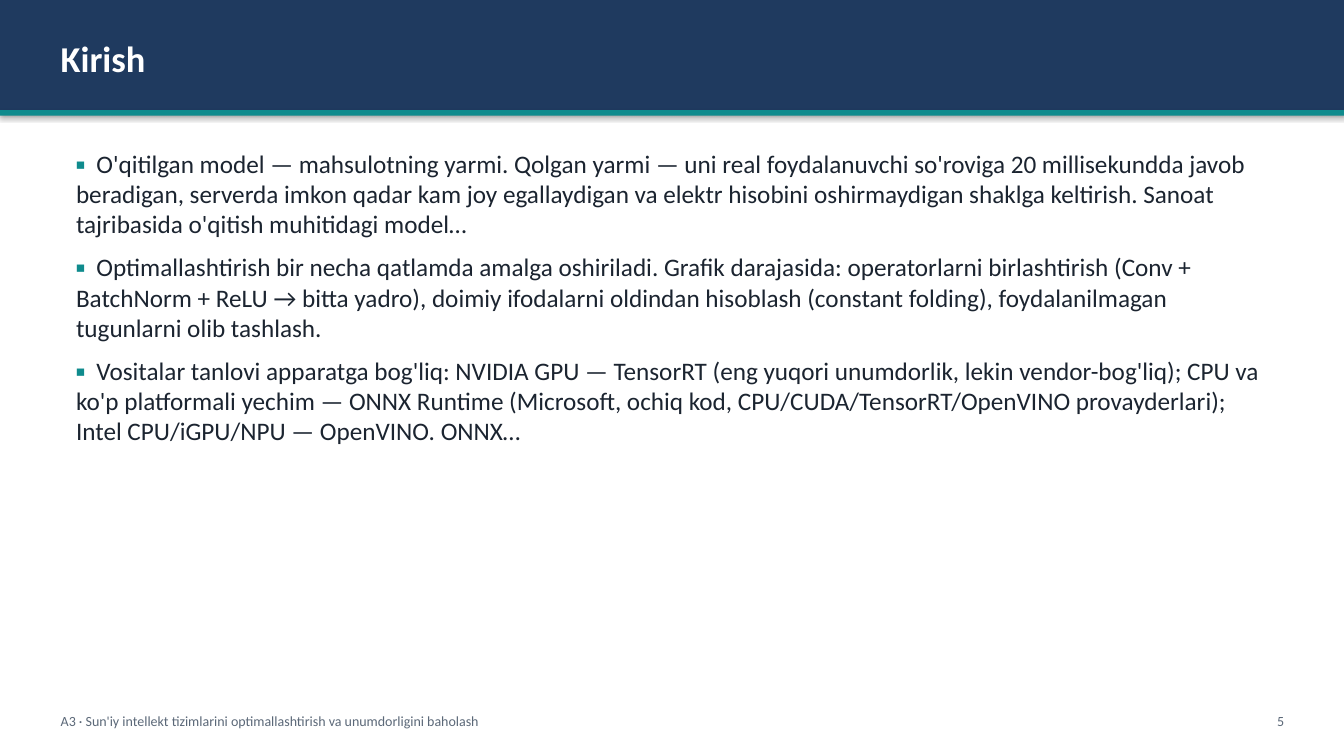
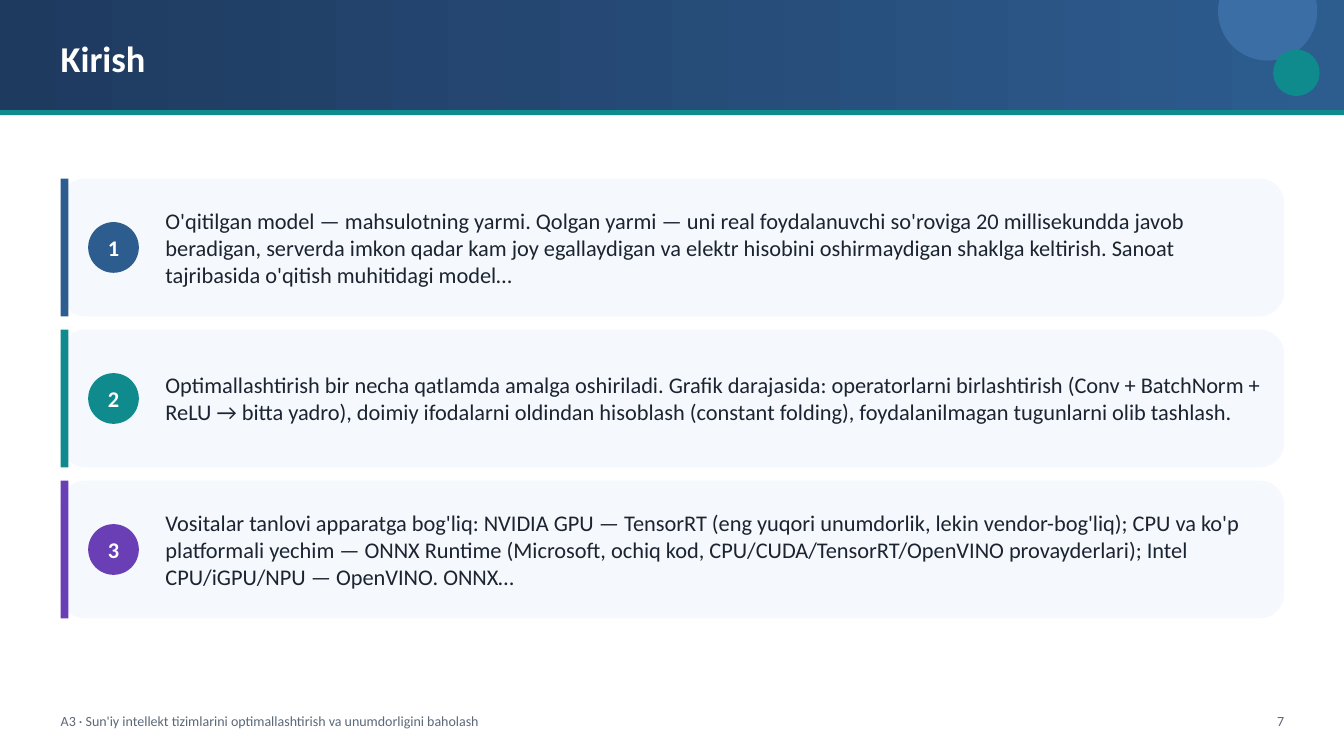
Before and after one commit to sayka7/ktm_labs, a slide deck: slide 7 of slaydlar/A3.pptx (slide 5 before the commit). Drawn at 1344x756 pixels with LibreOffice and Linux fonts; fonts in the diff are those of the drawing. Boxes give left, top, right and bottom in pixels: in the first picture for what was removed or moved away, otherwise in the second. Text is boxed around its words. In the diff, an @@ line names an element or a change of style, - is before the commit and + after.

```diff
--- a/slaydlar/A3.pptx
+++ b/slaydlar/A3.pptx
@@ rectangle at [0,0,1344,110]: fill #1F3A5F to gradient #1F3A5F to #2D5C8F; shadow off @@
@@ ellipse added at [1218,0,1317,60], fill #3B6EA5 @@
@@ ellipse added at [1273,49,1320,96], fill #0F8B8D @@
@@ rectangle at [0,110,1344,115]: shadow off @@
@@ rounded rectangle added at [60,178,1285,317], fill #F5F8FC @@
@@ rectangle added at [60,178,69,317], fill #2D5C8F @@
@@ ellipse added at [88,222,138,272], fill #2D5C8F, 16 pt, text #FFFFFF, bold @@
+1
@@ text added at [165,213,1184,287], 16 pt, text #1B2430 @@
+O'qitilgan model — mahsulotning yarmi. Qolgan yarmi — uni real foydalanuvchi so'roviga 20 millisekundda javob beradigan, serverda imkon qadar kam joy egallaydigan va elektr hisobini oshirmaydigan shaklga keltirish. Sanoat tajribasida o'qitish muhitidagi model…
@@ rounded rectangle added at [60,330,1285,468], fill #F5F8FC @@
@@ rectangle added at [60,330,69,468], fill #0F8B8D @@
@@ ellipse added at [88,373,138,423], fill #0F8B8D, 16 pt, text #FFFFFF, bold @@
+2
@@ text added at [165,377,1244,424], 16 pt, text #1B2430 @@
+Optimallashtirish bir necha qatlamda amalga oshiriladi. Grafik darajasida: operatorlarni birlashtirish (Conv + BatchNorm + ReLU → bitta yadro), doimiy ifodalarni oldindan hisoblash (constant folding), foydalanilmagan tugunlarni olib tashlash.
@@ rounded rectangle added at [60,481,1285,619], fill #F5F8FC @@
@@ rectangle added at [60,481,69,619], fill #6A3FB5 @@
@@ text "Vositalar tanlovi apparatga bog'liq: NVIDIA ..." at [165,515,1239,589]: vertical alignment top to middle @@
@@ ellipse added at [88,524,138,575], fill #6A3FB5, 16 pt, text #FFFFFF, bold @@
+3
@@ text at [165,515,1239,589]: text changed; size 18 to 16 pt @@
-▪ O'qitilgan model — mahsulotning yarmi. Qolgan yarmi — uni real foydalanuvchi so'roviga 20 millisekundda javob beradigan, serverda imkon qadar kam joy egallaydigan va elektr hisobini oshirmaydigan shaklga keltirish. Sanoat tajribasida o'qitish muhitidagi model…
-▪ Optimallashtirish bir necha qatlamda amalga oshiriladi. Grafik darajasida: operatorlarni birlashtirish (Conv + BatchNorm + ReLU → bitta yadro), doimiy ifodalarni oldindan hisoblash (constant folding), foydalanilmagan tugunlarni olib tashlash.
-▪ Vositalar tanlovi apparatga bog'liq: NVIDIA GPU — TensorRT (eng yuqori unumdorlik, lekin vendor-bog'liq); CPU va ko'p platformali yechim — ONNX Runtime (Microsoft, ochiq kod, CPU/CUDA/TensorRT/OpenVINO provayderlari); Intel CPU/iGPU/NPU — OpenVINO. ONNX…
+Vositalar tanlovi apparatga bog'liq: NVIDIA GPU — TensorRT (eng yuqori unumdorlik, lekin vendor-bog'liq); CPU va ko'p platformali yechim — ONNX Runtime (Microsoft, ochiq kod, CPU/CUDA/TensorRT/OpenVINO provayderlari); Intel CPU/iGPU/NPU — OpenVINO. ONNX…
@@ text at [1277,717,1284,726]: text changed @@
-5
+7
```
Also in this commit, not shown: 42 other slides changed, 12 slides added, 21 other files.
